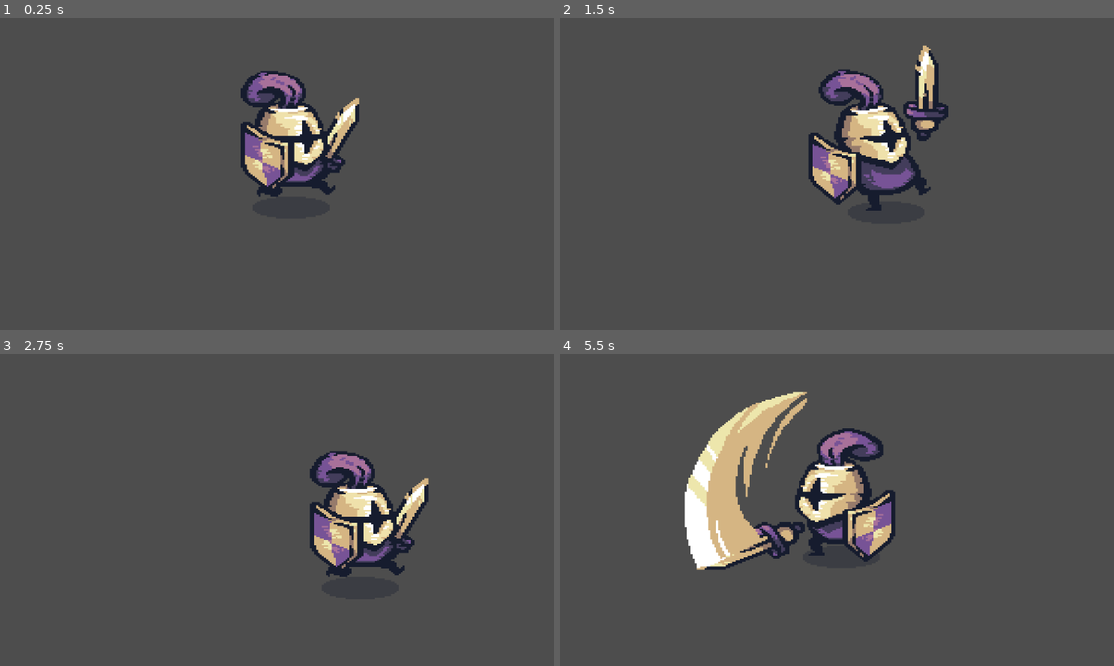
Above: before the commit, frames 1-4 (two rows, left to right).
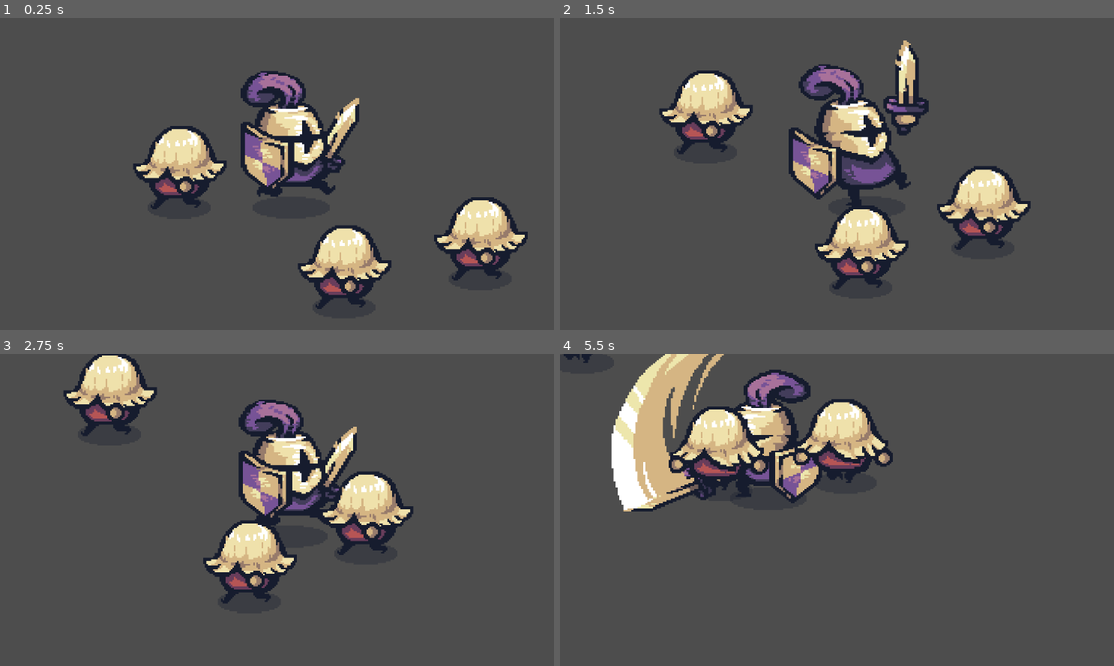
Above: after the commit, the same moments.

Repository: Tamy-dsv/Trilha_godot_new
Game: Godot game, scene res://node_2d.tscn
Same seed, same stepped clock (60 frames per second), same inputs: the game is played once before the commit and once after it.
Inputs (mouse positions are in pixels of both pictures, inside the frame that each line leads up to):
- Up to frame 1 (0.25 s): no input
- Up to frame 2 (1.5 s): move the mouse to (992, 170) at 0.52 s; hold D (mover_direita) 0.53-1.28 s; click (992, 170) at 0.6 s; move the mouse to (737, 202) at 1.27 s; hold S (mover_baixo) from 1.28 s (still down); click (737, 202) at 1.35 s
- Up to frame 3 (2.75 s): move the mouse to (360, 447) at 2.02 s; release S (mover_baixo) at 2.03 s; hold D (mover_direita) from 2.03 s (still down); click (360, 447) at 2.1 s
- Up to frame 4 (5.5 s): move the mouse to (831, 591) at 2.77 s; release D (mover_direita) at 2.78 s; hold W (mover_cima) 2.78-3.53 s; click (831, 591) at 2.85 s; move the mouse to (1036, 572) at 3.52 s; hold A (mover_esquerda) 3.53-5.03 s; click (1036, 572) at 3.6 s; move the mouse to (681, 472) at 4.27 s; click (681, 472) at 4.35 s; move the mouse to (886, 522) at 5.02 s; hold S (mover_baixo) from 5.03 s (still down); click (886, 522) at 5.1 s

The runs differ from the first frame. In frame 1, 8.2% of the frame differs, in the area x 24-96%, y 34-94%; in frame 2, 16%; in frame 3, 15%; in frame 4, 21%, in the area x 0-61%, y 0-70%.

Commit message:
inimgo
inimigo e movimento do guerreiro

Diff:
--- /dev/null
+++ b/medieval-warrior/game/game_maneger.gd
@@ -0,0 +1,3 @@
+extends Node
+
+var player_position: Vector2
--- a/medieval-warrior/inimigos/comportamentos/seguir.gd
+++ b/medieval-warrior/inimigos/comportamentos/seguir.gd
@@ -1 +1,21 @@
-extends Node
+extends CharacterBody2D
+
+@export var speed = 1
+@onready var sprite: AnimatedSprite2D = $AnimatedSprite2D
+func _physics_process(delta: float) -> void:
+	var player_position = GameManeger.player_position
+	var diference = player_position - position
+	var input_vector = diference.normalized()
+
+
+		# Girar o sprite
+	if input_vector.x > 0:
+		sprite.flip_h = false
+	elif input_vector.x < 0:
+		sprite.flip_h = true
+
+
+	#input vector
+	velocity = input_vector * speed * 100.0
+
+	move_and_slide()
--- a/medieval-warrior/inimigos/peoes.tscn
+++ b/medieval-warrior/inimigos/peoes.tscn
@@ -1,11 +1,7 @@
 [gd_scene load_steps=11 format=3 uid="uid://crr7lvjcvelph"]
 
 [ext_resource type="Texture2D" uid="uid://fmvx1ve21i7y" path="res://addons/Tiny Swords/Tiny Swords (Update 010)/Factions/Knights/Troops/Pawn/Red/Pawn_Red.png" id="1_37prt"]
-[ext_resource type="PackedScene" uid="uid://chk5hjh847dd" path="res://node_2d.tscn" id="2_k7ipy"]
-
-[sub_resource type="CapsuleShape2D" id="CapsuleShape2D_nydnx"]
-radius = 23.0
-height = 76.0
+[ext_resource type="Script" uid="uid://bbgt3c8agf8fg" path="res://inimigos/comportamentos/seguir.gd" id="1_k7ipy"]
 
 [sub_resource type="AtlasTexture" id="AtlasTexture_r3xpm"]
 atlas = ExtResource("1_37prt")
@@ -57,21 +53,21 @@
 "speed": 5.0
 }]
 
+[sub_resource type="CapsuleShape2D" id="CapsuleShape2D_nydnx"]
+radius = 51.0
+height = 130.0
+
 [node name="Peoes" type="CharacterBody2D"]
+position = Vector2(57, 21)
+script = ExtResource("1_k7ipy")
 
-[node name="PawnRed" type="Sprite2D" parent="."]
-position = Vector2(-2, -3)
-texture = ExtResource("1_37prt")
-hframes = 6
-vframes = 6
+[node name="AnimatedSprite2D" type="AnimatedSprite2D" parent="."]
+position = Vector2(141, 83)
+scale = Vector2(3.10417, 3.03385)
+sprite_frames = SubResource("SpriteFrames_4bxhc")
+autoplay = "default"
+frame_progress = 0.124535
 
 [node name="CollisionShape2D" type="CollisionShape2D" parent="."]
-position = Vector2(-3, -1)
+position = Vector2(132, 69)
 shape = SubResource("CapsuleShape2D_nydnx")
-
-[node name="Node2D" parent="." instance=ExtResource("2_k7ipy")]
-position = Vector2(-101, -121)
-scale = Vector2(0.540003, 0.473442)
-
-[node name="AnimatedSprite2D" type="AnimatedSprite2D" parent="."]
-sprite_frames = SubResource("SpriteFrames_4bxhc")
--- a/medieval-warrior/node_2d.tscn
+++ b/medieval-warrior/node_2d.tscn
@@ -1,8 +1,18 @@
-[gd_scene load_steps=2 format=3 uid="uid://chk5hjh847dd"]
+[gd_scene load_steps=3 format=3 uid="uid://chk5hjh847dd"]
 
 [ext_resource type="PackedScene" uid="uid://56hvo4kn26ud" path="res://player/character_body_2d.tscn" id="1_wtcfe"]
+[ext_resource type="PackedScene" uid="uid://crr7lvjcvelph" path="res://inimigos/peoes.tscn" id="2_0e48y"]
 
 [node name="Node2D" type="Node2D"]
 
 [node name="CharacterBody2D" parent="." instance=ExtResource("1_wtcfe")]
 position = Vector2(28, -52)
+
+[node name="Peoes" parent="." instance=ExtResource("2_0e48y")]
+position = Vector2(216, 227)
+
+[node name="Peoes2" parent="." instance=ExtResource("2_0e48y")]
+position = Vector2(803, 355)
+
+[node name="Peoes3" parent="." instance=ExtResource("2_0e48y")]
+position = Vector2(537, 415)
--- a/medieval-warrior/player/character_body_2d.gd
+++ b/medieval-warrior/player/character_body_2d.gd
@@ -12,6 +12,7 @@
 var attack_cooldown: float = 0.0
 
 func _process(delta: float)-> void:
+	GameManeger.player_position = position
 	# ler input
 	read_input()
 
--- a/medieval-warrior/player/character_body_2d.tscn
+++ b/medieval-warrior/player/character_body_2d.tscn
@@ -32,6 +32,24 @@
 "transitions": PackedFloat32Array(1),
 "update": 1,
 "values": [6]
+}
+
+[sub_resource type="Animation" id="Animation_ydsn6"]
+resource_name = "ataque_cima-baixo"
+length = 0.6
+loop_mode = 1
+step = 0.1
+tracks/0/type = "value"
+tracks/0/imported = false
+tracks/0/enabled = true
+tracks/0/path = NodePath("sprite:frame")
+tracks/0/interp = 1
+tracks/0/loop_wrap = true
+tracks/0/keys = {
+"times": PackedFloat32Array(0, 0.1, 0.2, 0.3, 0.4, 0.5),
+"transitions": PackedFloat32Array(1, 1, 1, 1, 1, 1),
+"update": 1,
+"values": [12, 13, 14, 15, 16, 17]
 }
 
 [sub_resource type="Animation" id="Animation_ylu1k"]
@@ -70,24 +88,6 @@
 "values": [Vector2i(0, 0), Vector2i(1, 0), Vector2i(2, 0), Vector2i(3, 0), Vector2i(4, 0), Vector2i(5, 0)]
 }
 
-[sub_resource type="Animation" id="Animation_ydsn6"]
-resource_name = "ataque_cima-baixo"
-length = 0.6
-loop_mode = 1
-step = 0.1
-tracks/0/type = "value"
-tracks/0/imported = false
-tracks/0/enabled = true
-tracks/0/path = NodePath("sprite:frame")
-tracks/0/interp = 1
-tracks/0/loop_wrap = true
-tracks/0/keys = {
-"times": PackedFloat32Array(0, 0.1, 0.2, 0.3, 0.4, 0.5),
-"transitions": PackedFloat32Array(1, 1, 1, 1, 1, 1),
-"update": 1,
-"values": [12, 13, 14, 15, 16, 17]
-}
-
 [sub_resource type="AnimationLibrary" id="AnimationLibrary_ylu1k"]
 _data = {
 &"RESET": SubResource("Animation_fui21"),
--- a/medieval-warrior/project.godot
+++ b/medieval-warrior/project.godot
@@ -14,6 +14,10 @@
 run/main_scene="uid://chk5hjh847dd"
 config/features=PackedStringArray("4.4", "Forward Plus")
 config/icon="res://icon.svg"
+
+[autoload]
+
+GameManeger="*res://game/game_maneger.gd"
 
 [input]
 
Not shown, added: medieval-warrior/game/game_maneger.gd.uid
